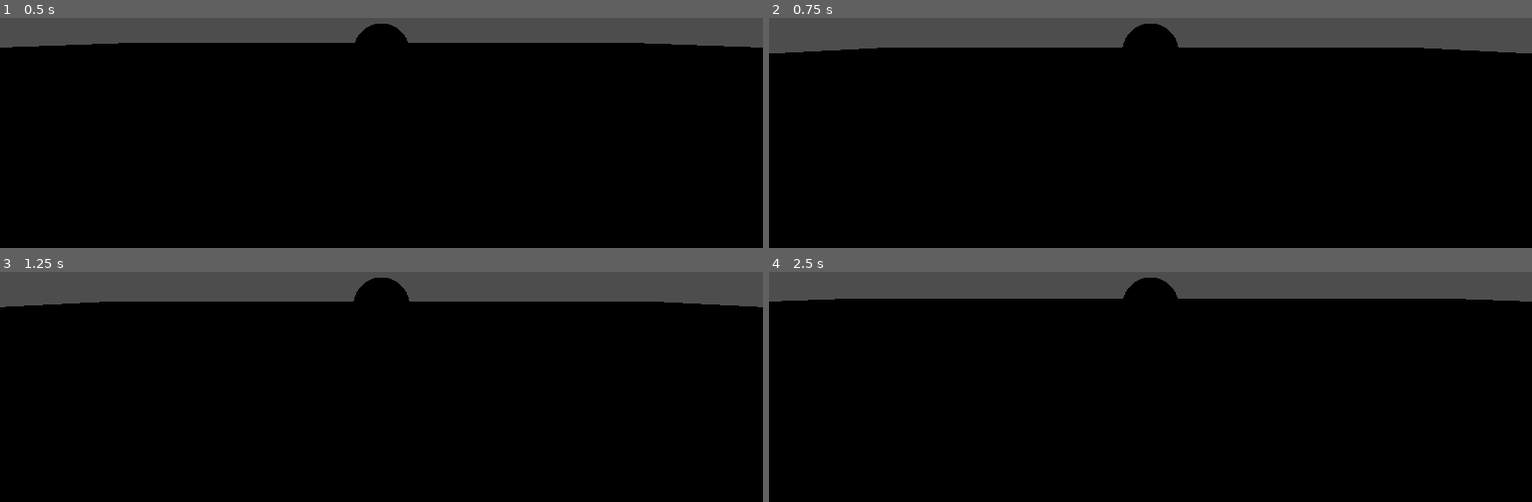
Above: before the commit, frames 1-4 (two rows, left to right).
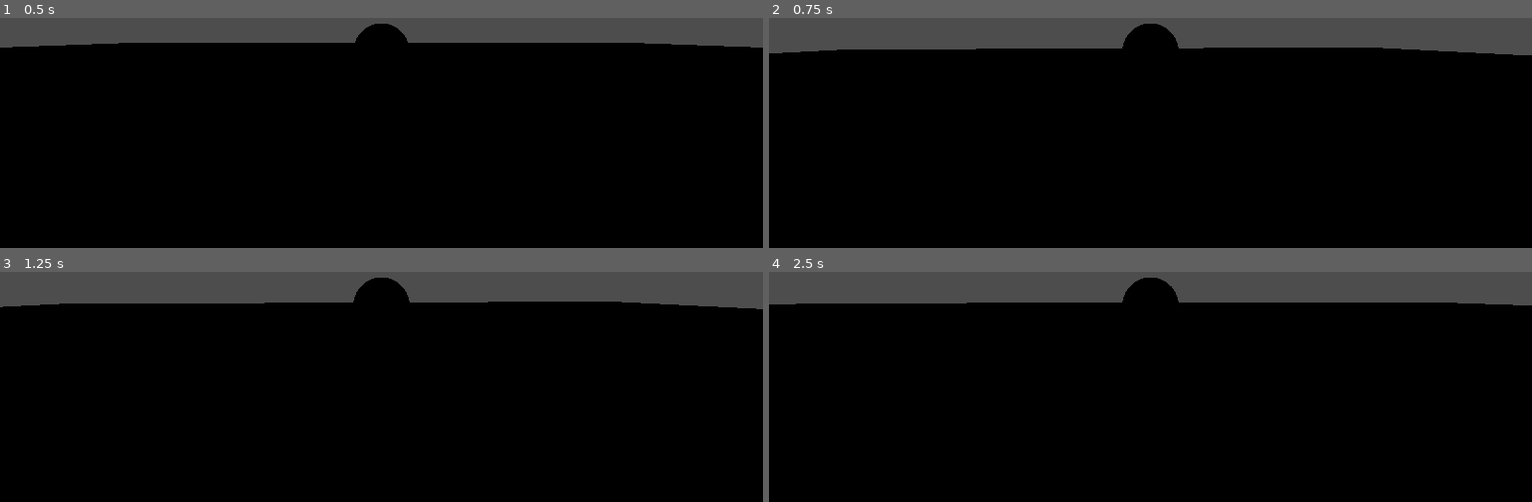
Above: after the commit, the same moments.

Repository: c-dez/3d-game
Game: Godot game, scene res://escenes/world/world.tscn
Two runs of this game, one before a commit and one after it. Both use one fixed random seed, a clock stepped at 60 frames per second and the inputs below.
Inputs (mouse positions are in pixels of both pictures, inside the frame that each line leads up to):
- Up to frame 1 (0.5 s): no input
- Up to frame 2 (0.75 s): tap Enter (ui_accept) at 0.5 s; move the mouse to (1188, 31) at 0.52 s; hold W (forward) from 0.53 s (still down)
- Up to frame 3 (1.25 s): keep holding W (forward); tap Enter (ui_accept) at 0.77 s
- Up to frame 4 (2.5 s): keep holding W (forward); move the mouse to (1112, 290) at 1.27 s; tap Enter (ui_accept) at 1.52 s; move the mouse to (1165, 281) at 2.02 s

Frame 1 is identical in both runs. In frame 2, 0.4% of the frame differs, in the area x 1-100%, y 12-17%; in frame 3, 0.4%; in frame 4, 1.6%, in the area x 0-100%, y 6-15%.
Error before the commit: Invalid access to property or key 'screen_relative' on a base object of type 'InputEventKey'. (res://escenes/player/camera/player_camera.gd:23)

Commit message:
camara y movimiento basicos terminado

Diff:
--- a/escenes/player/camera/player_camera.gd
+++ b/escenes/player/camera/player_camera.gd
@@ -17,8 +17,12 @@
 
 func _process(_delta: float) -> void:
 	print(camera_input_direction)
+	rotation.x -= camera_input_direction.y * _delta
+	rotation.y -= camera_input_direction.x * _delta
+	camera_input_direction = Vector2.ZERO
+
 
 func _unhandled_input(event: InputEvent) -> void:
-	if event:
+	if event is InputEventMouseMotion:
 		camera_input_direction = event.screen_relative * mouse_sens
 	pass
